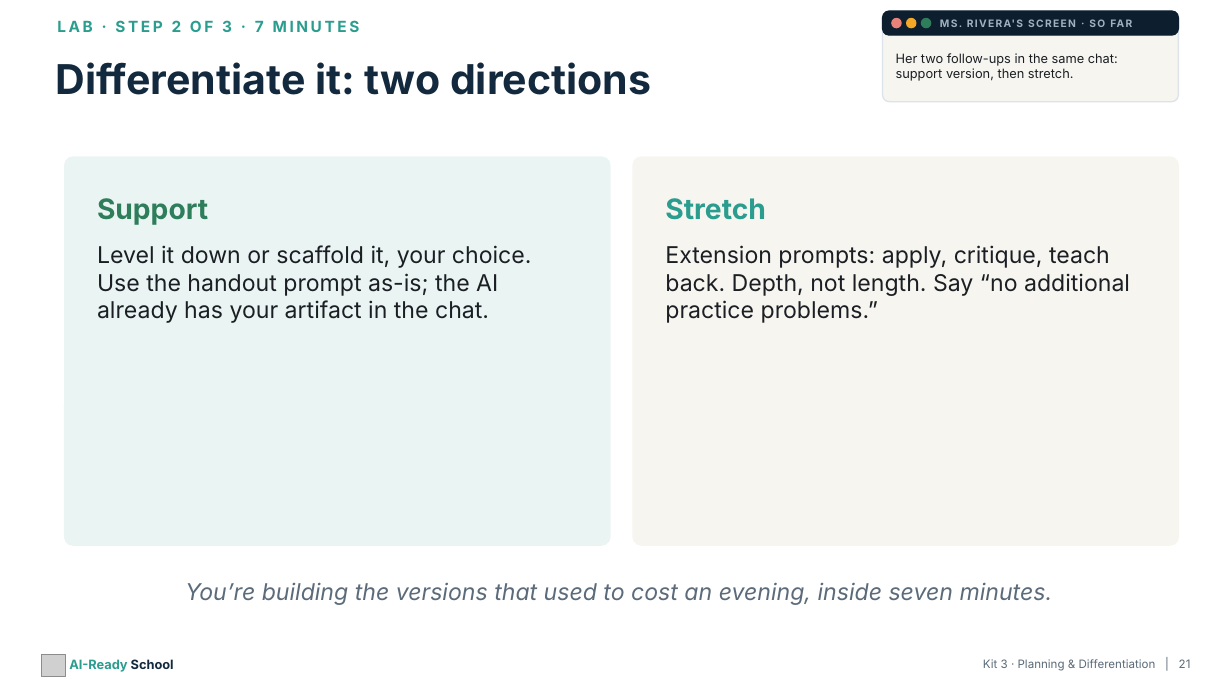
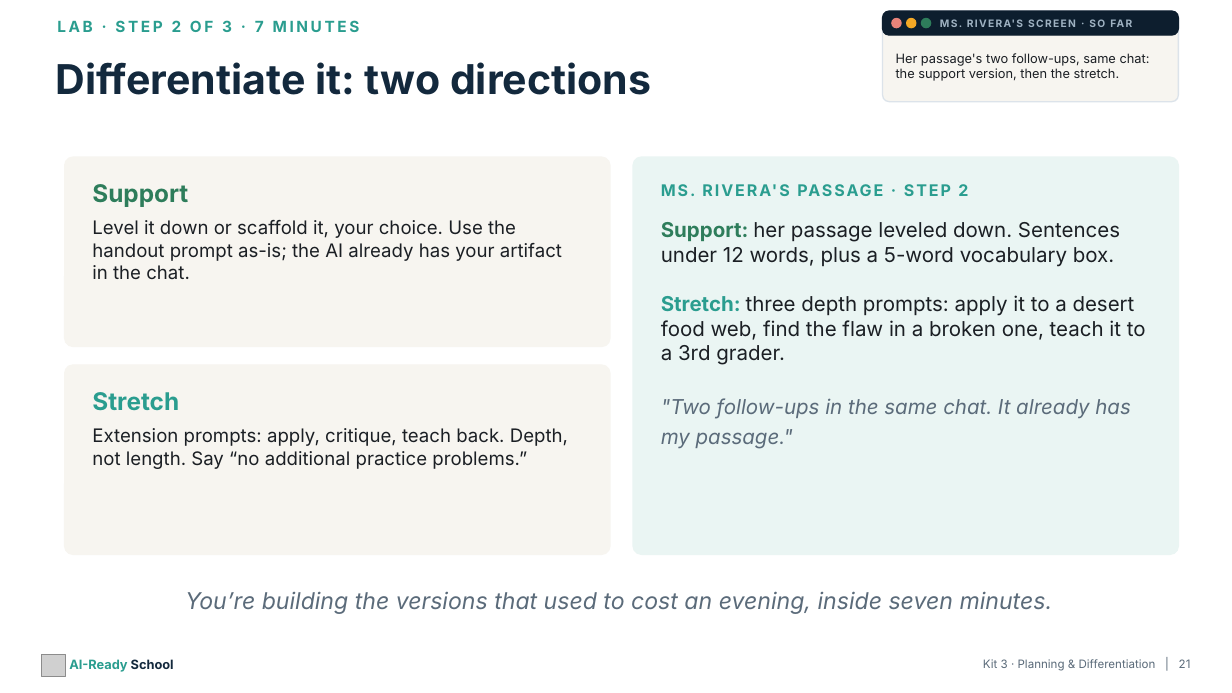
Before and after one commit to aspinozzi1/Ai-School-Ready, a slide deck: slide 21 of kits/kit03/Kit03_PresentationDeck.pptx. Drawn at 1232x693 pixels with LibreOffice and Linux fonts; fonts in the diff are those of the drawing; grey boxes stand for pictures. Boxes give left, top, right and bottom in pixels: in the first picture for what was removed or moved away, otherwise in the second. Text is boxed around its words. In the diff, an @@ line names an element or a change of style, - is before the commit and + after.

```diff
--- a/kits/kit03/Kit03_PresentationDeck.pptx
+++ b/kits/kit03/Kit03_PresentationDeck.pptx
@@ text at <box>896,53,1150,81</box>: text changed @@
-Her two follow-ups in the same chat: support version, then stretch.
+Her passage's two follow-ups, same chat: the support version, then the stretch.
@@ rounded rectangle: place and size @@
-rounded rectangle at <box>65,157,610,545</box>
+rounded rectangle at <box>65,157,610,347</box>
@@ rounded rectangle at <box>65,157,610,347</box>: fill #EAF5F3 to #F7F5F0; outline #EAF5F3 1 pt to #F7F5F0 1 pt; proportions changed @@
@@ text "Support": place and size @@
-text "Support" at <box>97,198,208,225</box>
+text "Support" at <box>92,184,188,207</box>
@@ text "Support" at <box>92,184,188,207</box>: size 22 to 19 pt @@
@@ rounded rectangle added at <box>633,157,1178,555</box>, fill #EAF5F3, outline #EAF5F3 1 pt @@
@@ text added at <box>678,184,968,196</box>, 12.5 pt, text #2A9D8F, bold @@
+MS. RIVERA'S PASSAGE · STEP 2
@@ text "Level it down or scaffold ...": place and size @@
-text "Level it down or scaffold ..." at <box>97,245,532,323</box>
+text "Level it down or scaffold ..." at <box>92,220,562,279</box>
@@ text "Level it down or scaffold ..." at <box>92,220,562,279</box>: size 18 to 14.5 pt @@
@@ text added at <box>661,222,1146,449</box>, 16 pt, text #1B1F24 @@
+Support: her passage leveled down. Sentences under 12 words, plus a 5-word vocabulary box.
+Stretch: three depth prompts: apply it to a desert food web, find the flaw in a broken one, teach it to a 3rd grader.
+"Two follow-ups in the same chat. It already has my passage."
@@ rounded rectangle: place and size @@
-rounded rectangle at <box>633,157,1178,545</box>
+rounded rectangle at <box>65,365,610,555</box>
@@ rounded rectangle at <box>65,365,610,555</box>: proportions changed @@
@@ text "Stretch" at <box>92,392,179,411</box>: size 22 to 19 pt @@
@@ text "Stretch": place and size @@
-text "Stretch" at <box>665,198,766,220</box>
+text "Stretch" at <box>92,392,179,411</box>
@@ text "Extension prompts: apply, critique, teach ..." at <box>92,428,568,469</box>: size 18 to 14.5 pt @@
@@ text "Extension prompts: apply, critique, teach ...": place and size @@
-text "Extension prompts: apply, critique, teach ..." at <box>665,245,1130,323</box>
+text "Extension prompts: apply, critique, teach ..." at <box>92,428,568,469</box>
@@ text "You’re building the versions that ...": place and size @@
-text "You’re building the versions that ..." at <box>185,582,1053,605</box>
+text "You’re building the versions that ..." at <box>185,591,1053,614</box>
```
Also in this commit, not shown: 5 other slides changed, 4 other files.
